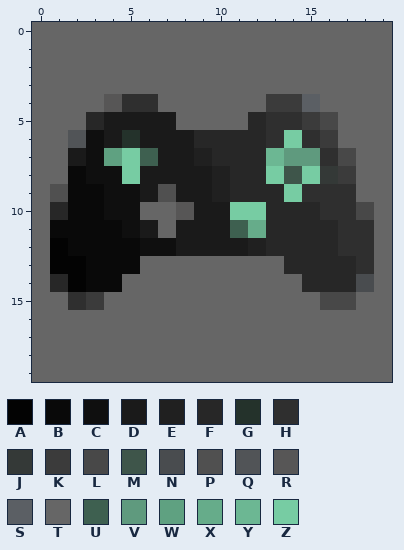
A pixel-art sprite gets an edit: AresNews/AresNews.iOS/Assets.xcassets/AppIcon.appiconset/Icon20.png. The picture above was drawn from the file before the commit.
The file is 20x20 pixels. Colours within 5 levels of each other are drawn and written as one.
Palette (. is transparent): A #030303  B #090909  C #0f0f0f  D #1a1a1a  E #202020  F #272727  G #24322b  H #2f2f2f  J #343937  K #3b3b3b  L #484848  M #3e554a  N #494c4f  P #505050  Q #515457  R #575656  S #5b5f64  T #666666  U #3e6050  V #5f9a7e  W #5fa181  X #66ac8a  Y #6cb793  Z #77cca3
After:
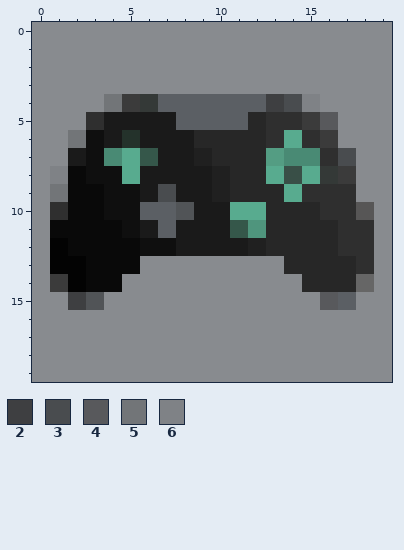
Colours new in this view: 2 #3e3f41  3 #494c4f  4 #58595c  5 #727578  6 #7f8286
Change:
colour M: #3e554a -> #394f47
colour N: #494c4f -> #666666
colour T: #666666 -> #888b8f
colour U: #3e6050 -> #35574a
colour V: #5f9a7e -> #498a74
colour X: #66ac8a -> #4f957d
colour Y: #6cb793 -> #549d83
colour Z: #77cca3 -> #58ab8f
Changed rows in their new state; - is a pixel that keeps its letter.
first column x 1:
 4 ---5KJSSSSSS236---
 5 --H----SSSS----4--
 6 -5----------------
 7 ---V------------3-
 8 6-----------------
 9 5-----3-----------
10 H----SSQ---------R
11 ------S-----------
14 K-----------------
15 -2Q------------4S-
